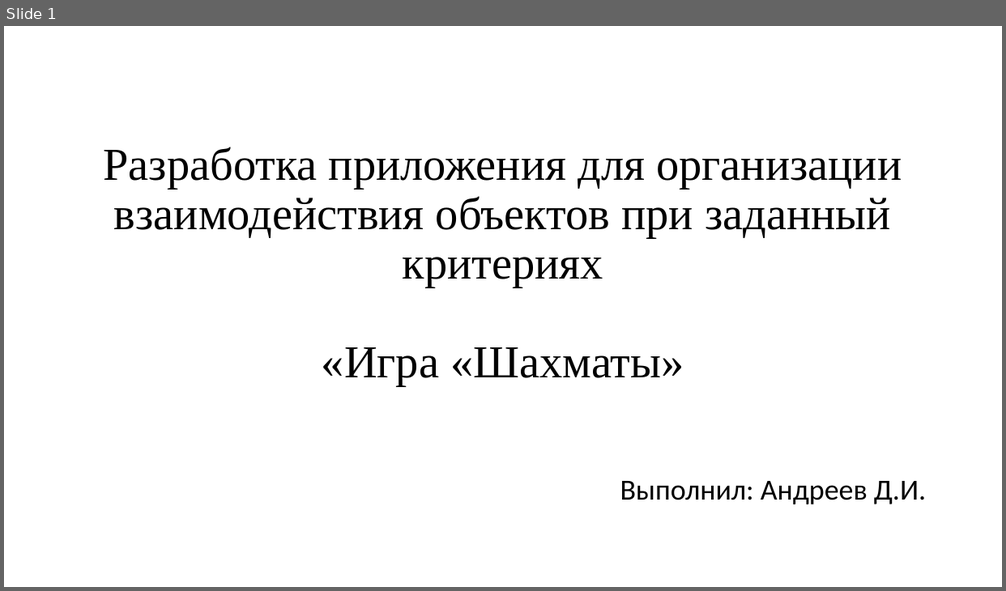
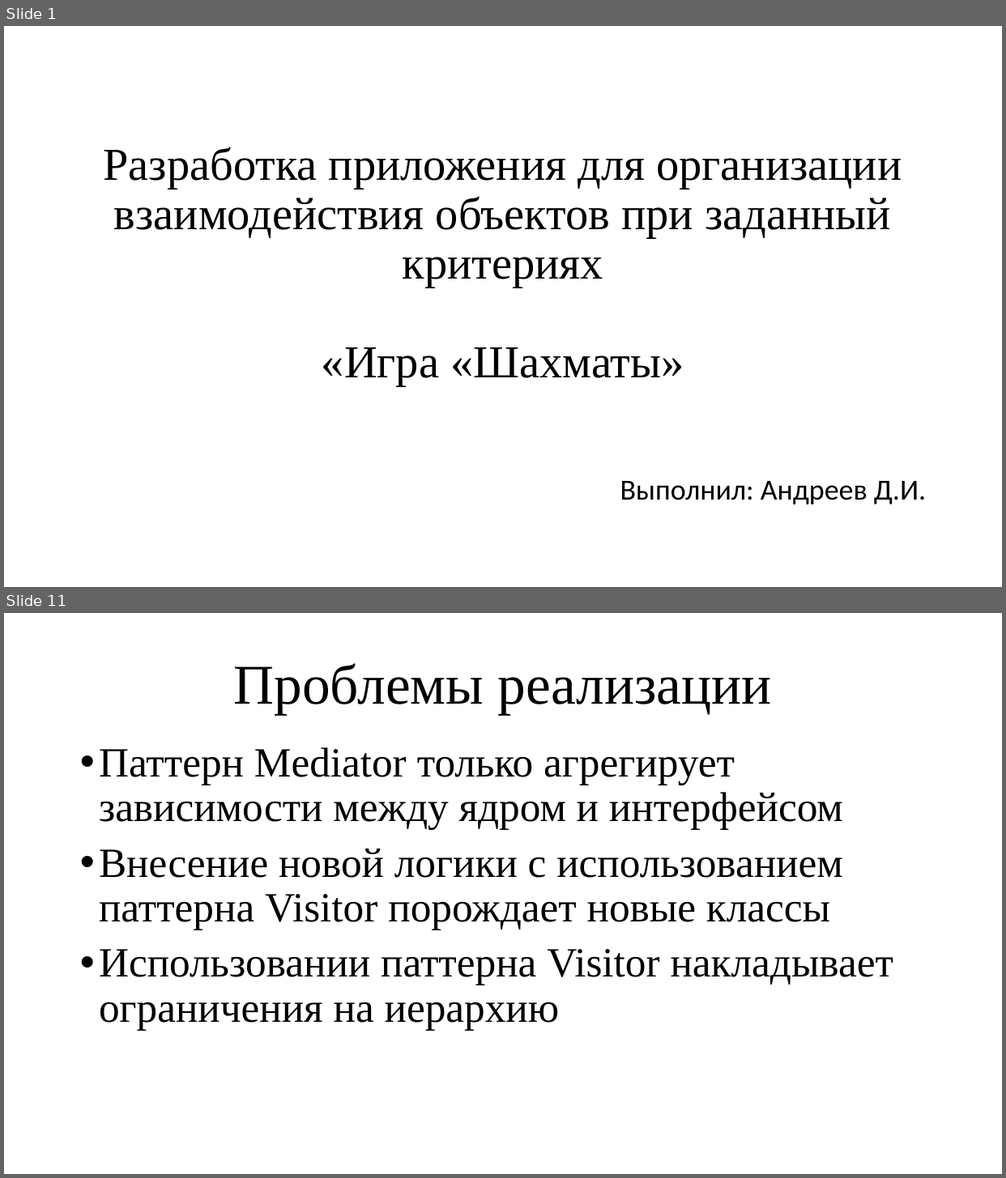
Before and after one commit to MrAnderson1110/Education, a slide deck: 5/OOP_V_term_paper/Презентация_ООП_АндреевД.И_z9431.pptx. Shown one above the other, each under a label of ours: slide 1 before the commit, slides 1 and 11 after it; the slides between them are not shown. The pictures are 1006x591 and 1006x1178 pixels, drawn with LibreOffice and Linux fonts; fonts in the diff are those of the drawing. Boxes give left, top, right and bottom in pixels: in the first picture for what was removed or moved away, otherwise in the second. Text is boxed around its words. In the diff, an @@ line names an element or a change of style, - is before the commit and + after.

```diff
--- a/5/OOP_V_term_paper/Презентация_ООП_АндреевД.И_z9431.pptx
+++ b/5/OOP_V_term_paper/Презентация_ООП_АндреевД.И_z9431.pptx
@@ slide 11 added at (x1=4, y1=613, x2=1002, y2=1174), background #FFFFFF @@
@@ title added at (x1=234, y1=663, x2=771, y2=714), 54 pt, text #000000 @@
+Проблемы реализации
@@ text added at (x1=99, y1=747, x2=893, y2=1031), 40 pt, text #000000 @@
+• Паттерн Mediator только агрегирует зависимости между ядром и интерфейсом
+• Внесение новой логики с использованием паттерна Visitor порождает новые классы
+• Использовании паттерна Visitor накладывает ограничения на иерархию
```
Also in this commit, not shown: 9 slides changed, 1 other slide added, 2 slides removed.
